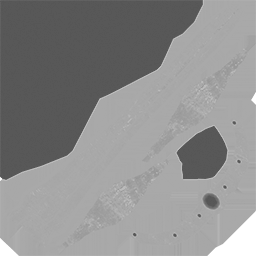
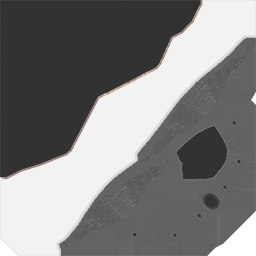
Two versions of the same layered image (256×256). Layer-by-layer changes:
added layer "Livello 1" above "Livello 0" over [0, 0, 256, 256]
painted on "Livello 0" over [0, 0, 256, 256]
